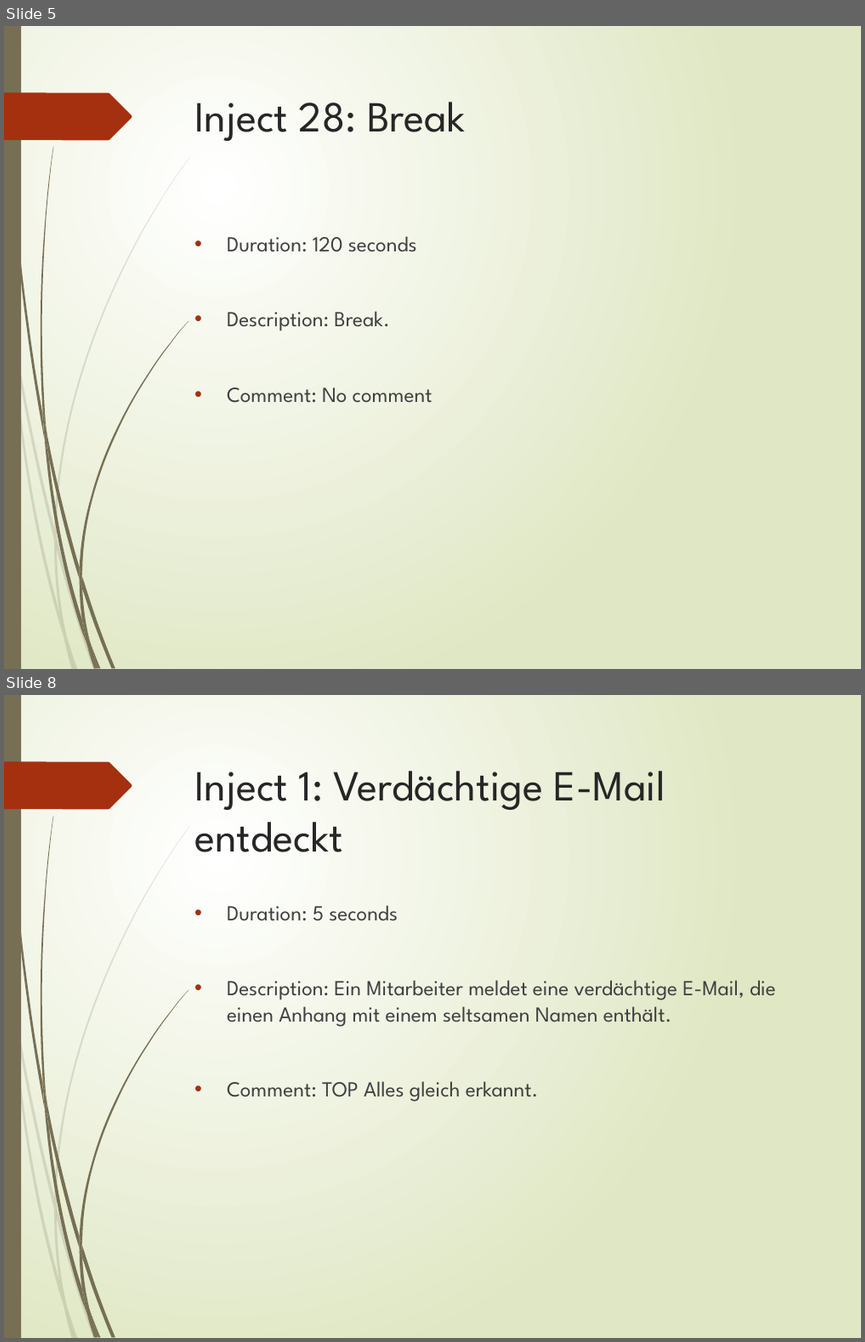
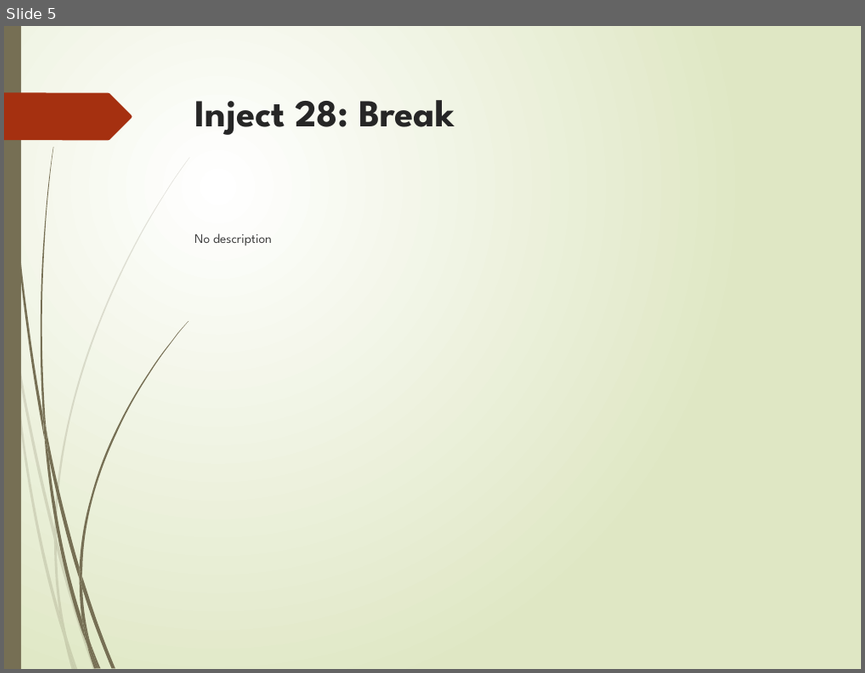
Before and after one commit to cidies/dryrun, a slide deck: static/Ransomware_Angriff_-_Pharma_Batchumgebung_presentation.pptx. Shown one above the other, each under a label of ours: slides 5 and 8 before the commit, slide 5 after it; the slides between them are not shown. The pictures are 865x1342 and 865x673 pixels, drawn with LibreOffice and Linux fonts; fonts in the diff are those of the drawing. Boxes give left, top, right and bottom in pixels: in the first picture for what was removed or moved away, otherwise in the second. Text is boxed around its words. In the diff, an @@ line names an element or a change of style, - is before the commit and + after.

```diff
--- a/static/Ransomware_Angriff_-_Pharma_Batchumgebung_presentation.pptx
+++ b/static/Ransomware_Angriff_-_Pharma_Batchumgebung_presentation.pptx
@@ slide 8 removed at <box>4,695,861,1338</box>, background gradient #FFFFFF to #DFE8C4; not listed: 24 template elements that a slide beside it also shows @@
@@ title removed at <box>194,771,665,852</box> @@
-Inject 1: Verdächtige E-Mail entdeckt
@@ text removed at <box>227,905,776,1101</box> @@
-• Duration: 5 seconds
-• Description: Ein Mitarbeiter meldet eine verdächtige E-Mail, die einen Anhang mit einem seltsamen Namen enthält.
-• Comment: TOP Alles gleich erkannt.
@@ slide 5 changed as well @@
@@ title "Inject 28: Break" at <box>194,100,454,135</box>: size 36 to 32 pt, bold on @@
@@ text at <box>194,233,272,245</box>: text changed; size 18 to 11 pt @@
-• Duration: 120 seconds
-• Description: Break.
-• Comment: No comment
+No description
```
Also in this commit, not shown: 7 other slides changed, 2 slides added, 1 other slide removed, 7 other files.
